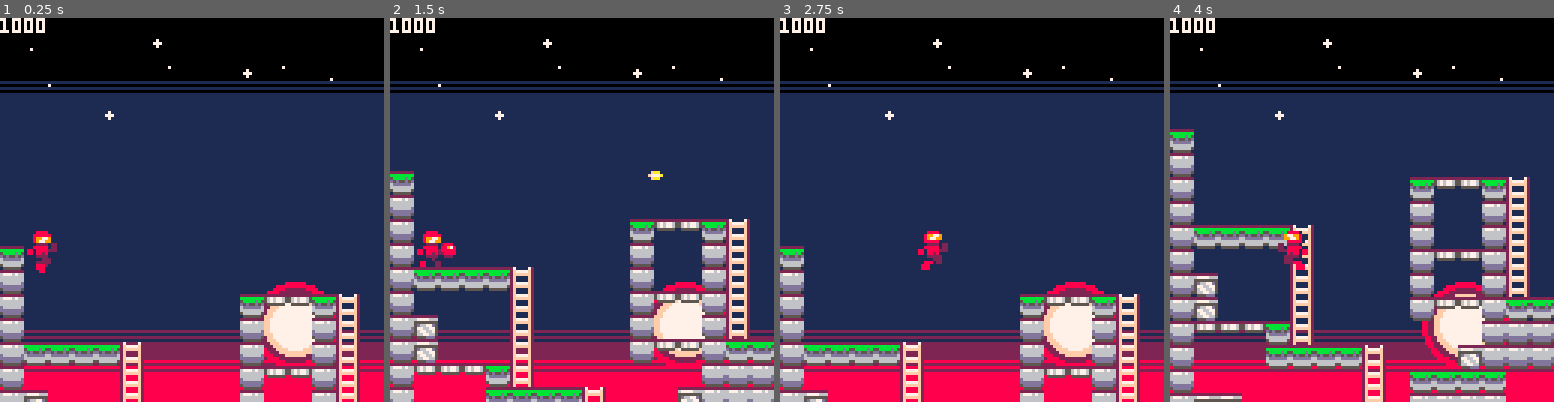
Above: before the commit, frames 1-4 (left to right).
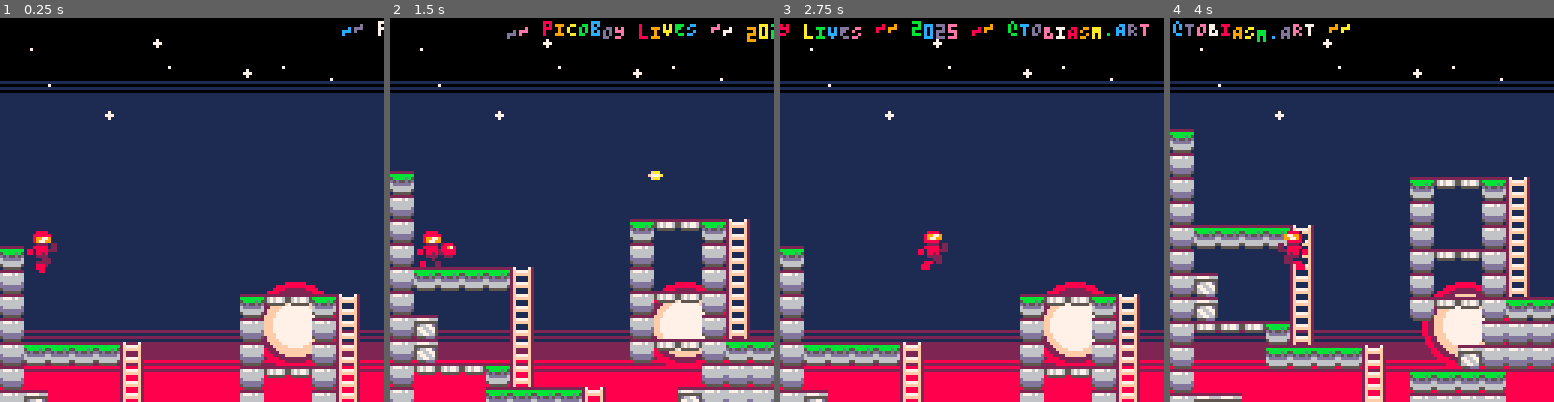
Above: after the commit, the same moments.

Repository: whckmstrjck/picoboy
Game: PICO-8 cartridge picoboy.p8
Two runs of this game, one before a commit and one after it. Both use one fixed random seed, a clock stepped at 60 frames per second and the inputs below.
Inputs:
- Up to frame 1 (0.25 s): no input
- Up to frame 2 (1.5 s): tap X (X key) at 0.33, 1.07 s; tap O (Z key) at 0.7 s
- Up to frame 3 (2.75 s): hold Right 1.6-2.1 s; tap O (Z key) at 1.7, 2.1, 2.5 s; tap X (X key) at 1.85 s; hold Up 2.15-2.42 s; hold Right from 2.47 s (still down)
- Up to frame 4 (4 s): tap O (Z key) at 2.9, 3.3, 3.7 s; tap X (X key) at 2.97 s; release Right at 3.03 s; hold Left 3.08-3.58 s; hold Down 3.63-3.97 s

The runs differ from the first frame. In frame 1, 0.5% of the frame differs, in the area x 0-100%, y 0-87%; in frame 2, 1.1%; in frame 3, 1.4%, in the area x 0-97%, y 0-6%; in frame 4, 0.9%.

Commit message:
Gfx and banner fun

Diff:
--- a/lua/_draw.lua
+++ b/lua/_draw.lua
@@ -28,12 +28,21 @@
   circfill(98, 102, 14, 8)
   circfill(98, 102, 12, 2)
   circfill(98, 102, 10, 15)
-  circfill(98, 102, 8, 7)
+  circfill(98, 102, 8 + sin(t()) * .9, 7)
 
-  print(stat(9), 0, 0, 7)
+  local str = '~~ pICObOY lIVES ~~ 2025 ~~ @TOBIASM.ART ~~'
+
+  for i = 1, #str do
+    print(
+      str[i],
+      128 - t() * 60 % (128 + #str * 4) + i * 4,
+      2 + sin(t() * 3 + i * .1),
+      7 + (i + t() * 14) % 8
+    )
+  end
 
   camera(max(min(player.x - 64, 48), 0), min(player.y - 72, 16))
+  map()
 
-  map()
   player:draw()
 end
